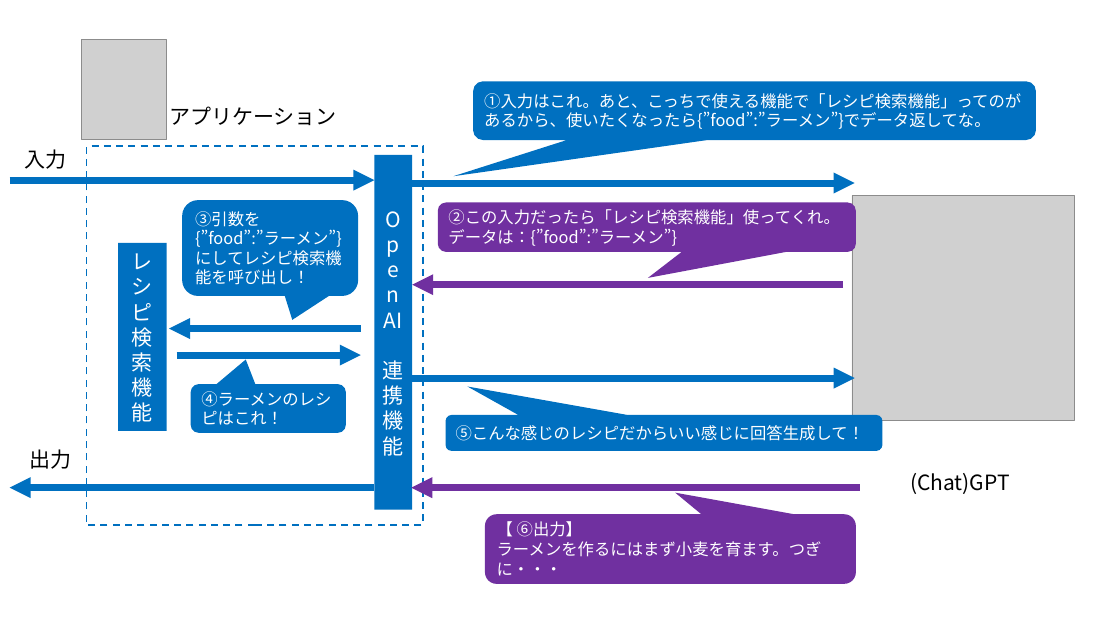
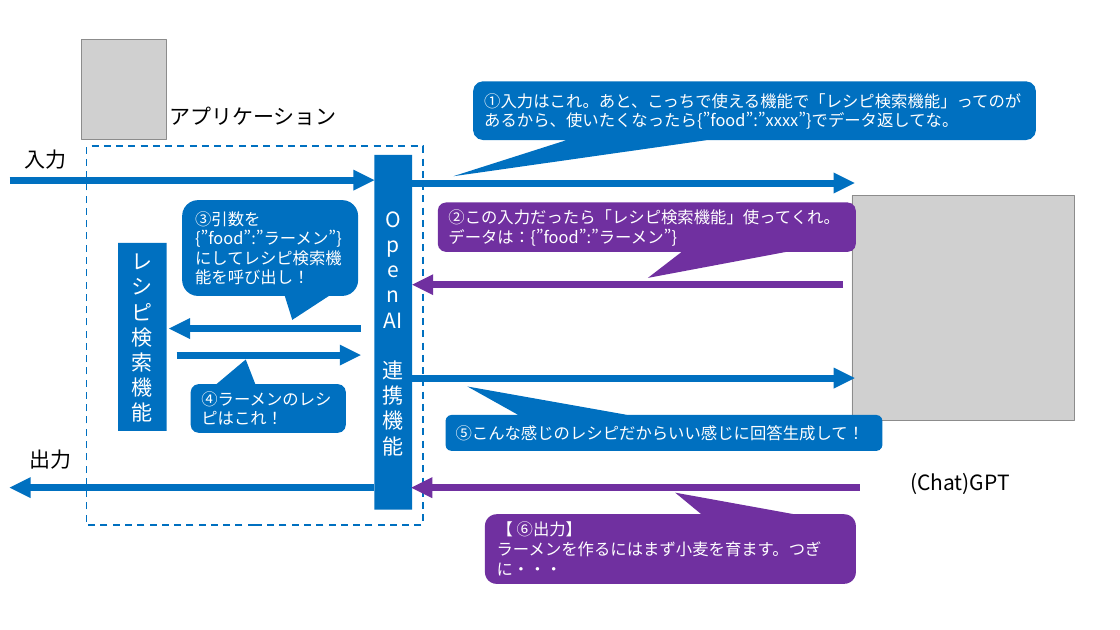
Before and after one commit to 07JP27/zenn-content, a slide deck: slide 3 of images/azure-openai-add-function-calling/diagram.pptx. Drawn at 1120x630 pixels with LibreOffice and Linux fonts; fonts in the diff are those of the drawing; grey boxes stand for pictures. Boxes give left, top, right and bottom in pixels: in the first picture for what was removed or moved away, otherwise in the second. Text is boxed around its words. In the diff, an @@ line names an element or a change of style, - is before the commit and + after.

```diff
--- a/images/azure-openai-add-function-calling/diagram.pptx
+++ b/images/azure-openai-add-function-calling/diagram.pptx
@@ text in rounded speech box at [484,93,1021,129]: text changed @@
-①入力はこれ。あと、こっちで使える機能で「レシピ検索機能」ってのがあるから、使いたくなったら{”food”:”ラーメン”}でデータ返してな。
+①入力はこれ。あと、こっちで使える機能で「レシピ検索機能」ってのがあるから、使いたくなったら{”food”:”xxxx”}でデータ返してな。
```
Also in this commit, not shown: 1 other file.
